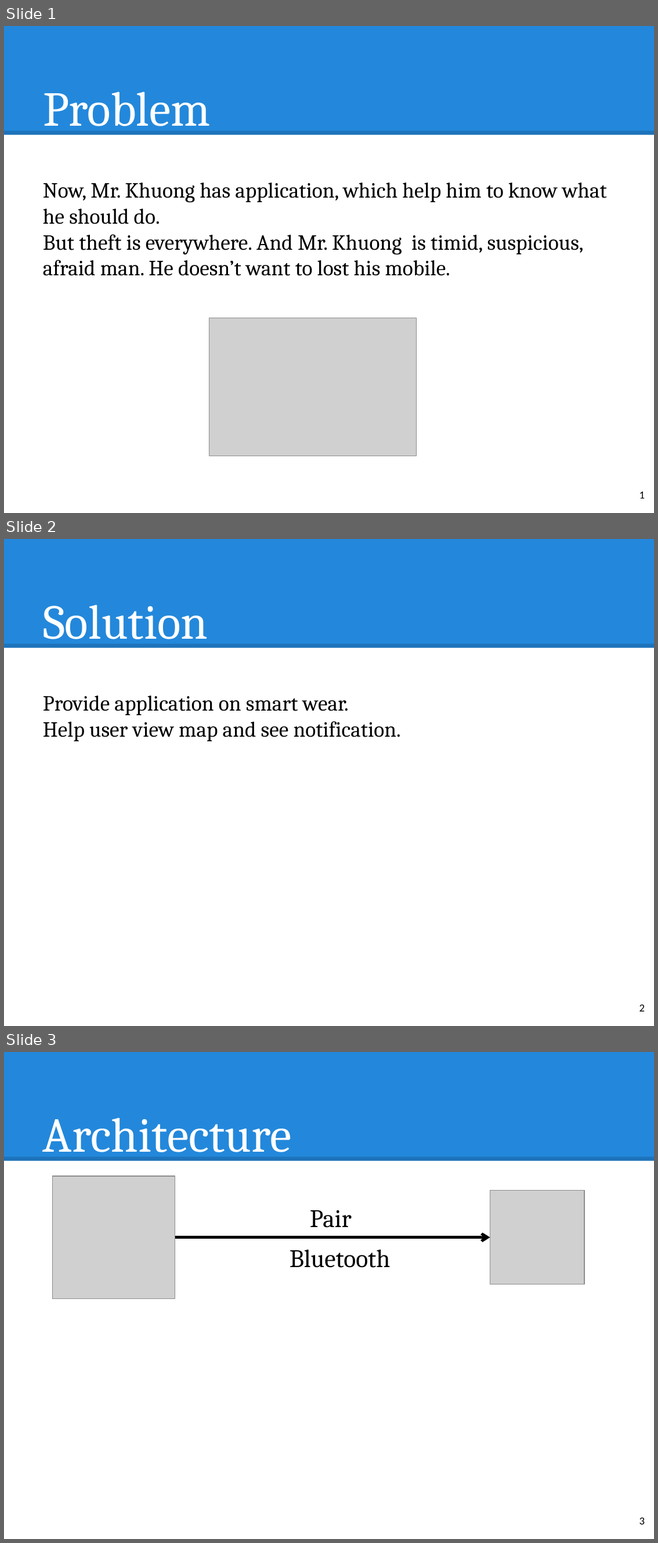
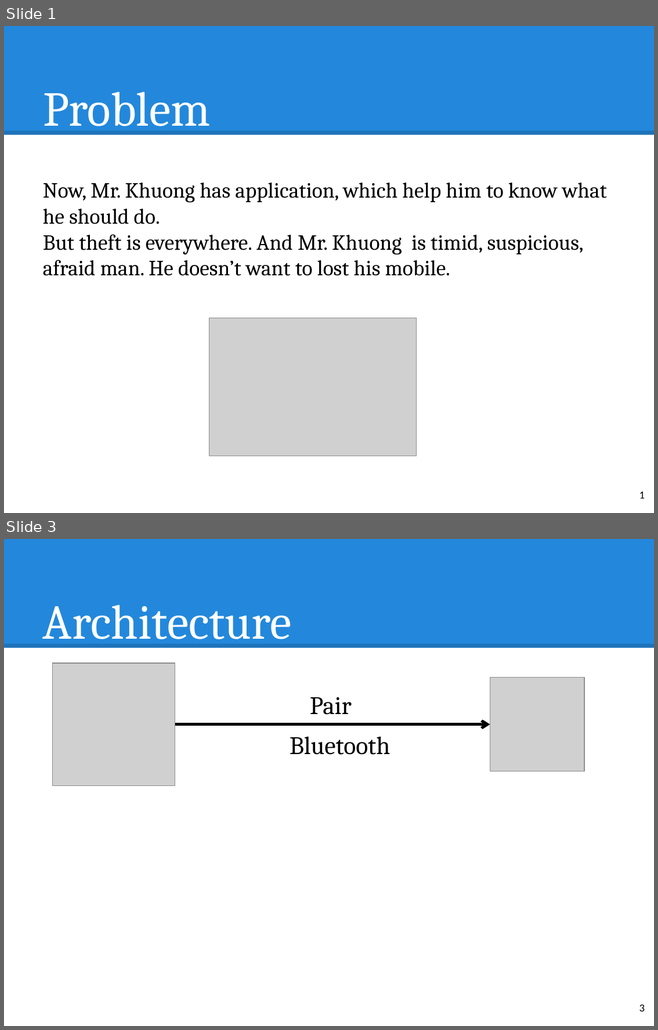
Before and after one commit to hqt/street-router, a slide deck: Document/presentation/nam/7 wear.pptx. Shown one above the other, each under a label of ours: slides 1, 2 and 3 before the commit, slides 1 and 3 after it; the slides between them are not shown. The pictures are 658x1543 and 658x1030 pixels, drawn with LibreOffice and Linux fonts; fonts in the diff are those of the drawing; grey boxes stand for pictures. Boxes give left, top, right and bottom in pixels: in the first picture for what was removed or moved away, otherwise in the second. Text is boxed around its words. In the diff, an @@ line names an element or a change of style, - is before the commit and + after.

```diff
--- a/Document/presentation/nam/7 wear.pptx
+++ b/Document/presentation/nam/7 wear.pptx
@@ slide 2 removed at [4,539,654,1026], background #FFFFFF; not listed: 2 template elements that a slide beside it also shows @@
@@ text removed at [43,605,208,649] @@
-Solution
@@ text removed at [43,696,401,741] @@
-Provide application on smart wear.
-Help user view map and see notification.
@@ page number removed at [639,1005,644,1012] @@
-2
```
Also in this commit, not shown: 1 slide added, 4 other files.
